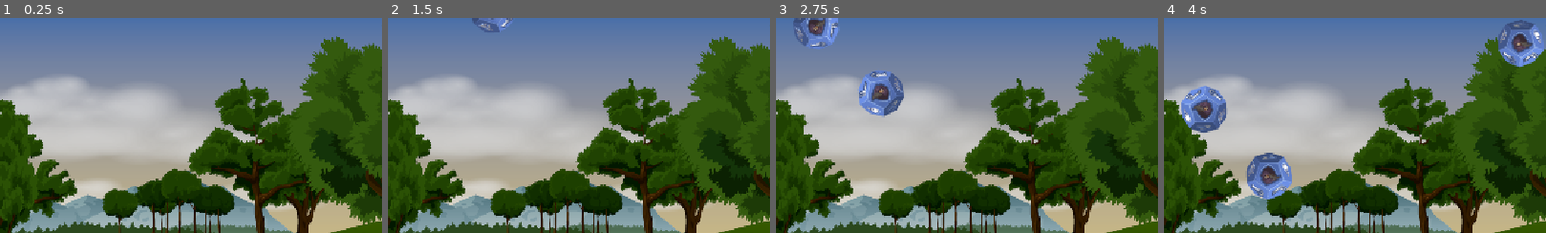
Above: before the commit, frames 1-4 (left to right).
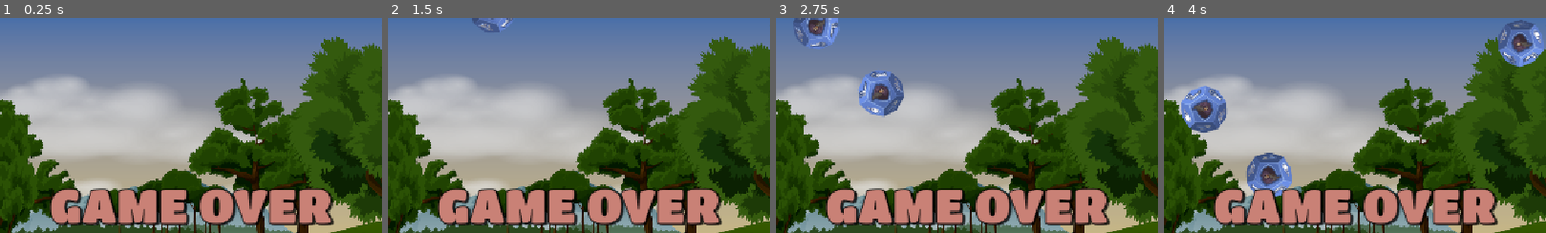
Above: after the commit, the same moments.

Repository: DogWizardStudios/Dice-Catcher
Game: Godot game, scene res://scenes/game/game.tscn
Same seed, same stepped clock (60 frames per second), same inputs: the game is played once before the commit and once after it.
Inputs:
- Up to frame 1 (0.25 s): no input
- Up to frame 2 (1.5 s): tap Enter at 0.5 s; hold Right (fox_right) 0.53-1.28 s; hold Left (fox_left) from 1.28 s (still down)
- Up to frame 3 (2.75 s): release Left (fox_left) at 2.03 s; hold Right (fox_right) from 2.03 s (still down)
- Up to frame 4 (4 s): release Right (fox_right) at 3.53 s; hold Left (fox_left) from 3.53 s (still down)
The pictures show only the part of the screen within x 25-75%, y 7-57%; the shares and areas given below are measured in that part.

The runs differ from the first frame. In frame 1, 11% of the frame differs, in the area x 13-88%, y 79-97%; in frame 2, 11%; in frame 3, 11%; in frame 4, 11%.

Commit message:
Add game over label
and entry resource management knowledge

Diff:
--- /dev/null
+++ b/resources/title_label.tres
@@ -0,0 +1,13 @@
+[gd_resource type="LabelSettings" format=3 uid="uid://bekpyf0lmo7du"]
+
+[ext_resource type="FontFile" uid="uid://bpccahjr4tvqq" path="res://assets/TitanOne-Regular.ttf" id="1_8u6wl"]
+
+[resource]
+font = ExtResource("1_8u6wl")
+font_size = 72
+font_color = Color(0.7882353, 0.5058824, 0.4627451, 1)
+outline_size = 6
+outline_color = Color(0, 0, 0, 1)
+shadow_size = 7
+shadow_color = Color(0, 0, 0, 0.6313726)
+shadow_offset = Vector2(3, 2)
--- a/scenes/game/Game.gd
+++ b/scenes/game/Game.gd
@@ -8,6 +8,7 @@
 @onready var score_label: Label = $ScoreLabel
 @onready var sound: AudioStreamPlayer = $Sound
 @onready var pausable: Node = $Pausable
+@onready var game_over_label: Label = $GameOverLabel
 
 var _score: int = 0
 
@@ -31,6 +32,7 @@
 	sound.stream = GAME_OVER
 	sound.volume_db = -20.0
 	sound.play()
+	game_over_label.show()
 
 func _on_spawn_timer_timeout() -> void:
 	spawn_dice()
--- a/scenes/game/game.tscn
+++ b/scenes/game/game.tscn
@@ -6,8 +6,9 @@
 [ext_resource type="AudioStream" uid="uid://cwpkcmoeuh3ie" path="res://assets/tetris.mp3" id="4_kelw5"]
 [ext_resource type="PackedScene" uid="uid://cfygxy6t3k17t" path="res://scenes/fox/Fox.tscn" id="5_lfrn8"]
 [ext_resource type="FontFile" uid="uid://bpccahjr4tvqq" path="res://assets/TitanOne-Regular.ttf" id="6_5i0tg"]
+[ext_resource type="LabelSettings" uid="uid://bekpyf0lmo7du" path="res://resources/title_label.tres" id="6_bdhmt"]
 
-[sub_resource type="LabelSettings" id="LabelSettings_0gddg"]
+[sub_resource type="LabelSettings" id="LabelSettings_87uf6"]
 font = ExtResource("6_5i0tg")
 font_size = 48
 outline_size = 6
@@ -42,7 +43,23 @@
 offset_right = 167.0
 offset_bottom = 75.0
 text = "0000"
-label_settings = SubResource("LabelSettings_0gddg")
+label_settings = SubResource("LabelSettings_87uf6")
+
+[node name="GameOverLabel" type="Label" parent="." unique_id=1732209606]
+z_index = 1
+anchors_preset = 8
+anchor_left = 0.5
+anchor_top = 0.5
+anchor_right = 0.5
+anchor_bottom = 0.5
+offset_left = -141.5
+offset_top = -28.0
+offset_right = 141.5
+offset_bottom = 28.0
+grow_horizontal = 2
+grow_vertical = 2
+text = "GAME OVER"
+label_settings = ExtResource("6_bdhmt")
 
 [node name="Pausable" type="Node" parent="." unique_id=955083545]
 process_mode = 1
